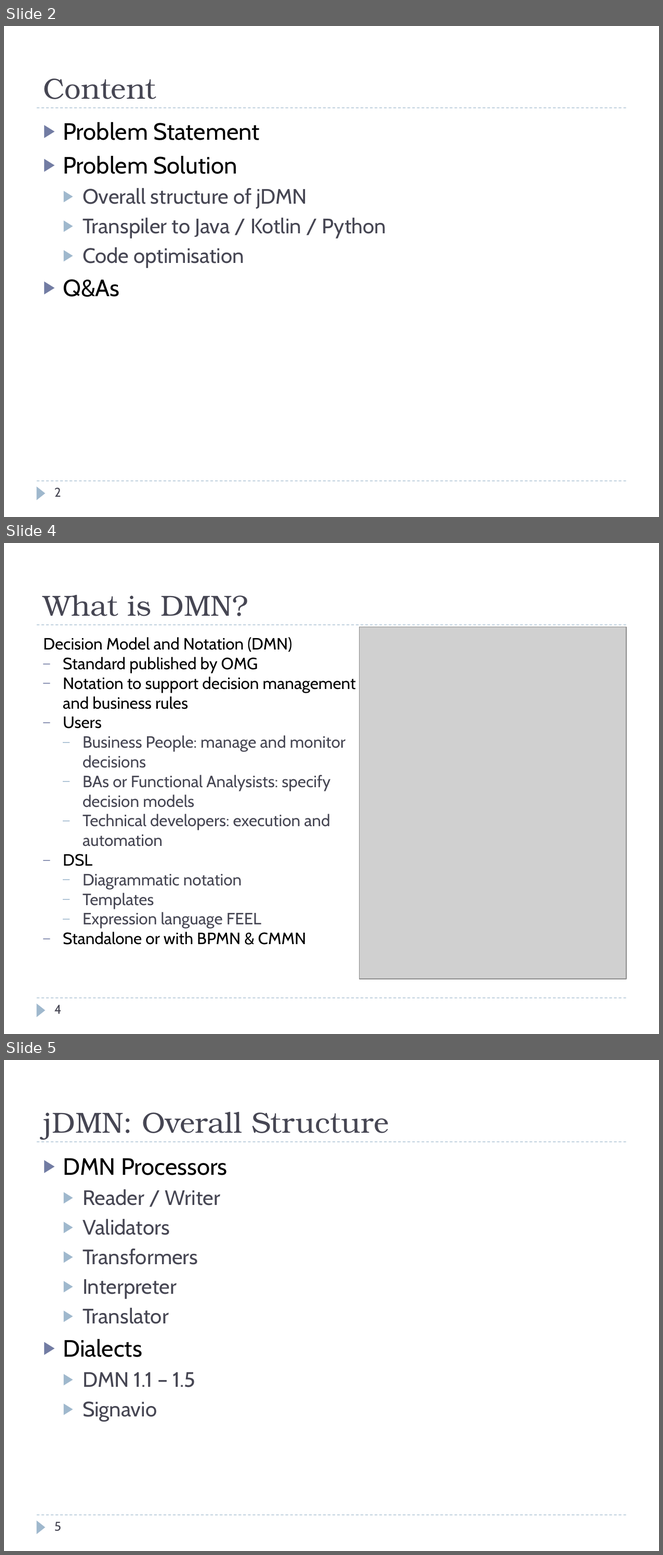
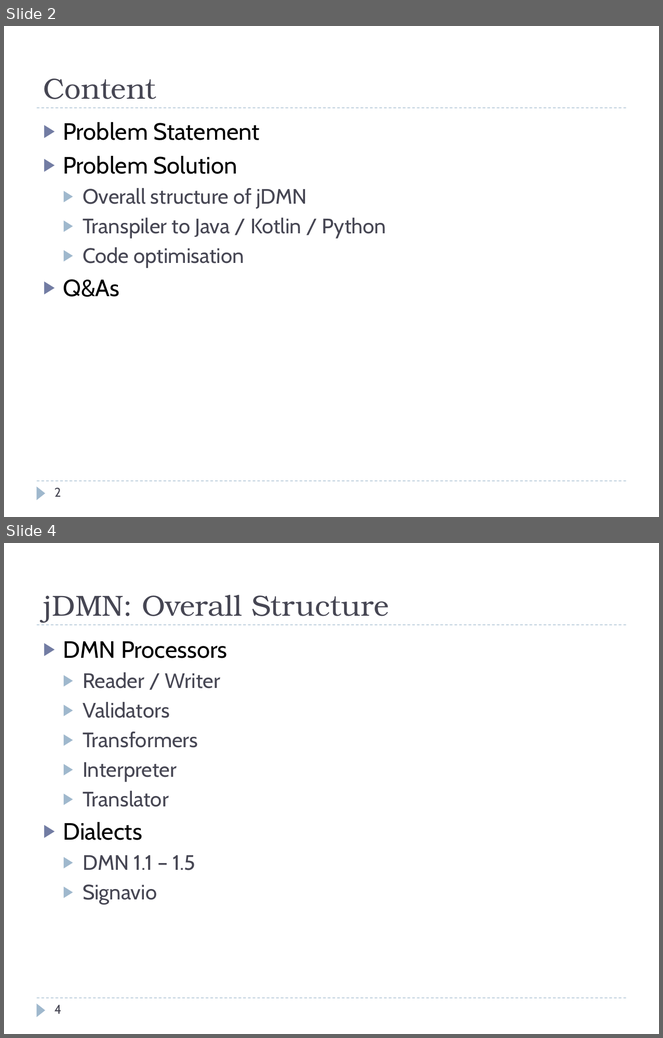
Before and after one commit to goldmansachs/jdmn, a slide deck: docs/jDMN - DecisionCamp 2024.pptx. Shown one above the other, each under a label of ours: slides 2, 4 and 5 before the commit, slides 2 and 4 after it; the slides between them are not shown. The pictures are 663x1555 and 663x1038 pixels, drawn with LibreOffice and Linux fonts; fonts in the diff are those of the drawing; grey boxes stand for pictures. Boxes give left, top, right and bottom in pixels: in the first picture for what was removed or moved away, otherwise in the second. Text is boxed around its words. In the diff, an @@ line names an element or a change of style, - is before the commit and + after.

```diff
--- a/docs/jDMN - DecisionCamp 2024.pptx
+++ b/docs/jDMN - DecisionCamp 2024.pptx
@@ slide 4 removed at (4, 543, 659, 1034), background #FFFFFF; not listed: 3 template elements that a slide beside it also shows @@
@@ title removed at (43, 595, 248, 616) @@
-What is DMN?
@@ picture removed at (360, 627, 626, 979) @@
@@ text removed at (43, 637, 356, 945) @@
-Decision Model and Notation (DMN)
-– Standard published by OMG
-– Notation to support decision management and business rules
-– Users
-  – Business People: manage and monitor decisions
-  – BAs or Functional Analysists: specify decision models
-  – Technical developers: execution and automation
-– DSL
-  – Diagrammatic notation
-  – Templates
-  – Expression language FEEL
-– Standalone or with BPMN & CMMN
@@ page number removed at (54, 1005, 62, 1014) @@
-4
@@ what was slide 5 is now slide 4 @@
@@ page number at (54, 1005, 62, 1014): text changed @@
-5
+4
```
Also in this commit, not shown: 3 slides changed.
